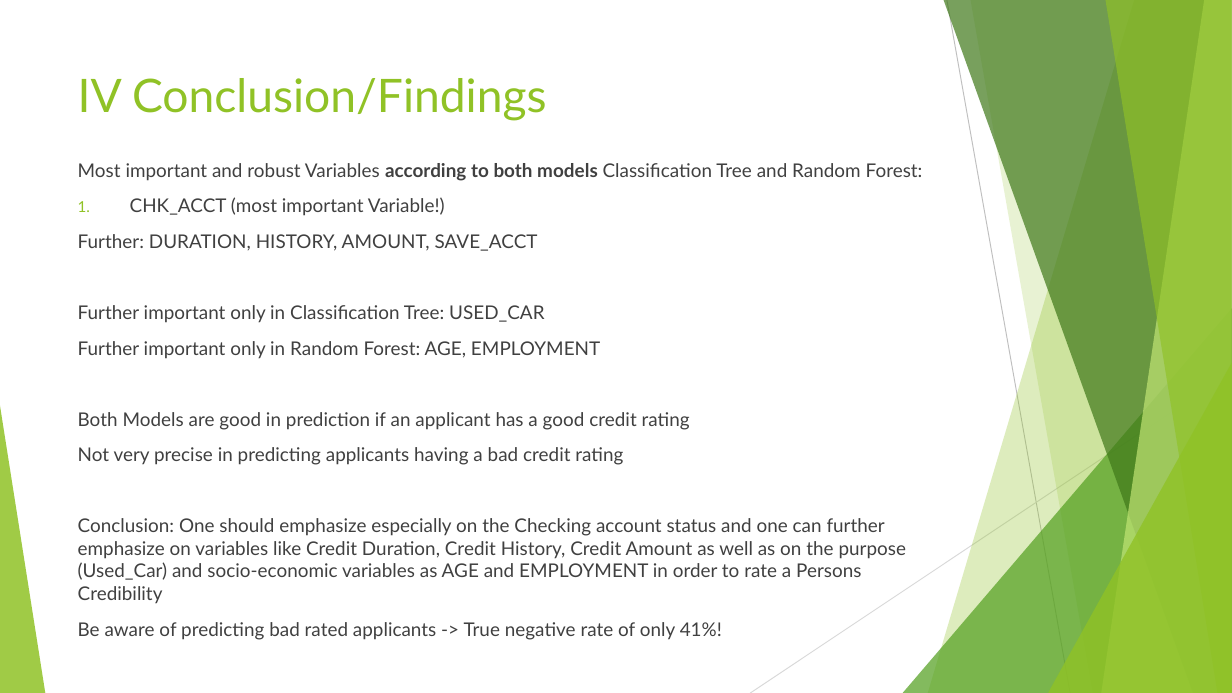
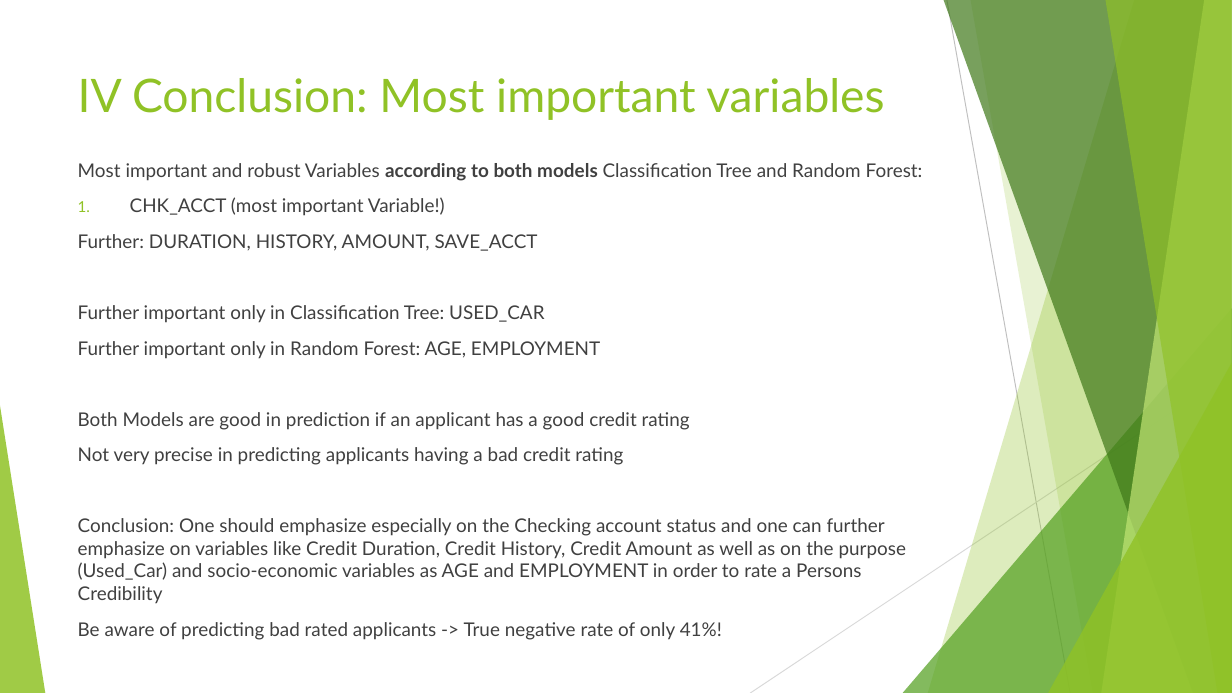
Before and after one commit to RafiKueng/Spoe_Kreditrisiko, a slide deck: slide 13 of Praesentation/Presentation.pptx (slide 16 before the commit). Drawn at 1232x693 pixels with LibreOffice and Linux fonts; fonts in the diff are those of the drawing. Boxes give left, top, right and bottom in pixels: in the first picture for what was removed or moved away, otherwise in the second. Text is boxed around its words. In the diff, an @@ line names an element or a change of style, - is before the commit and + after.

```diff
--- a/Praesentation/Presentation.pptx
+++ b/Praesentation/Presentation.pptx
@@ title at [78,78,884,120]: text changed @@
-IV Conclusion/Findings
+IV Conclusion: Most important variables
```
Also in this commit, not shown: 1 other slide changed, 1 slide added, 4 slides removed.
